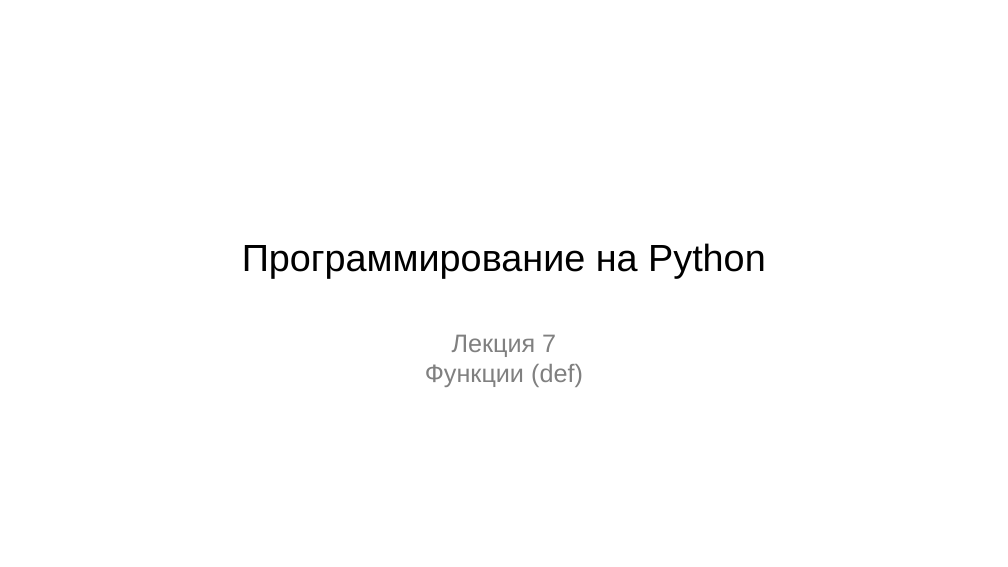
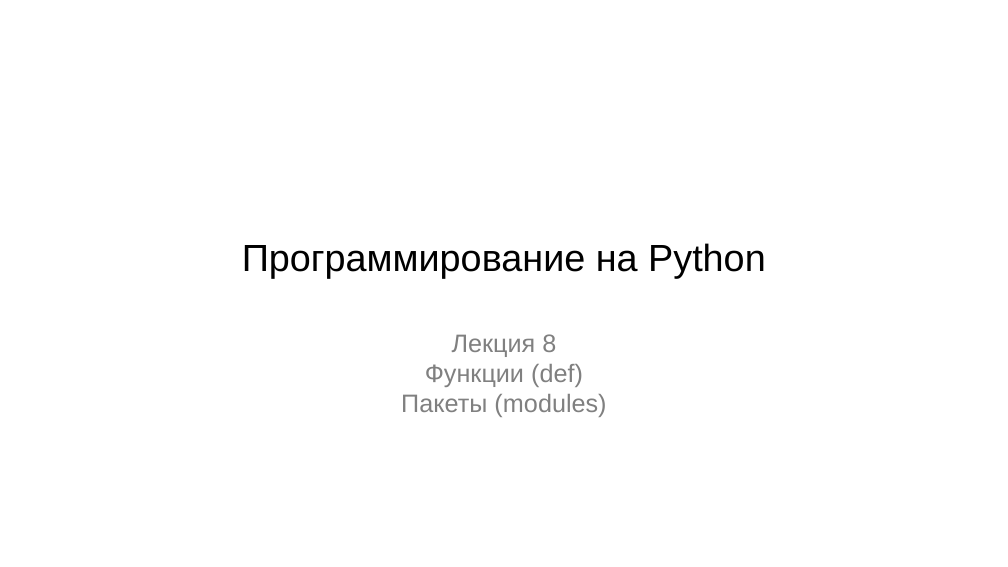
Before and after one commit to maxchv/LearnPython, a slide deck: slide 1 of week04/07.Functions2.pptx. Drawn at 1008x567 pixels with LibreOffice and Linux fonts; fonts in the diff are those of the drawing. Boxes give left, top, right and bottom in pixels: in the first picture for what was removed or moved away, otherwise in the second. Text is boxed around its words. In the diff, an @@ line names an element or a change of style, - is before the commit and + after.

```diff
--- a/week04/07.Functions2.pptx
+++ b/week04/07.Functions2.pptx
@@ subtitle at (452, 334, 556, 357): text changed @@
-Лекция 7
+Лекция 8
@@ subtitle at (401, 394, 606, 417): paragraph added @@
+Пакеты (modules)
```
Also in this commit, not shown: 4 other slides changed, 6 slides added, 5 slides removed, 1 other file.
